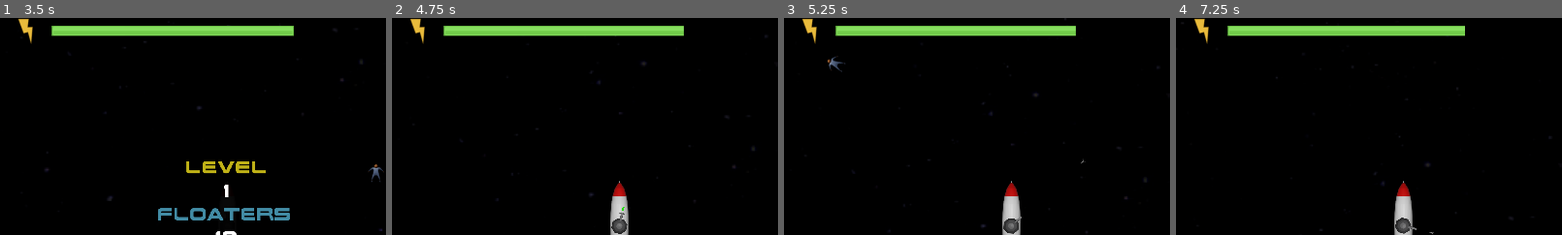
Above: before the commit, frames 1-4 (left to right).
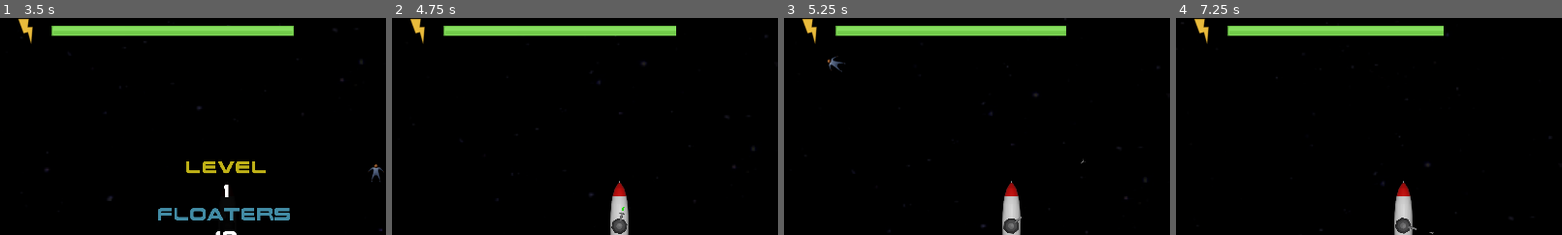
Above: after the commit, the same moments.

Repository: frigierim/Floaters
Game: Godot game, scene res://scenes/mainmenu/mainmenu.tscn
The game is run twice, just before and just after one commit, with the same random seed, the same clock (stepped at 60 frames per second) and the same inputs. The engine's default icon, where the game draws it, is replaced by a stand-in: a white triangle on a blue panel in a dark square.
Inputs (mouse positions are % of the whole screen's width and height, from its top left):
- Up to frame 1 (3.5 s): click (16, 87) at 0.5 s; tap Enter at 1.25, 2.75 s; hold S (thrust_b) 1.28-2.03 s; hold Space (operate) 1.28-2.03 s; tap Space (operate) at 2.1 s; hold S (thrust_b) from 2.78 s (still down); hold Space (operate) from 2.78 s (still down)
- Up to frame 2 (4.75 s): release Space (operate) at 3.53 s; tap Space (operate) at 3.6 s; release S (thrust_b) at 4.28 s; hold Space (operate) from 4.28 s (still down)
- Up to frame 3 (5.25 s): release Space (operate) at 5.03 s; tap Space (operate) at 5.1 s
- Up to frame 4 (7.25 s): tap Enter at 5.75 s; hold Space (operate) 5.78-6.53 s; hold S (thrust_b) from 6.53 s (still down); tap Space (operate) at 6.6 s
The pictures show only the part of the screen within x 20-70%, y 2-52%; the shares and areas given below are measured in that part.

Frame 1 is identical in both runs. In frame 2, 0.1% of the frame differs, in the area x 73-76%, y 3-9%; in frame 3, 0.1%; in frame 4, 0.3%, in the area x 69-75%, y 3-9%.

Commit message:
Added audio support

Diff:
--- a/scenes/autoload/audio_manager.gd
+++ b/scenes/autoload/audio_manager.gd
@@ -7,21 +7,29 @@
 #var _bg_music = preload("res://assets/audio/POL-happy-tribe-short.ogg")
 
 onready var _music_player = AudioStreamPlayer.new()
-onready var _sfx_player = AudioStreamPlayer.new()
+onready var _sfx_players = [
+							AudioStreamPlayer.new(),
+							AudioStreamPlayer.new(),
+							AudioStreamPlayer.new(),
+							AudioStreamPlayer.new()
+]
 
 
-enum SOUNDS { SND_ELEPHANT, SND_AMANI, SND_LION }
+enum SOUNDS { SND_COLLECTED, SND_EXPLOSION, SND_HOOK, SND_THRUSTER }
 
-var sound_names : Array = [ "res://assets/audio/elephant.ogg",
-							"res://assets/audio/amani.ogg",
-							"res://assets/audio/lion.ogg"  ]
+var sound_names : Array = [ "res://assets/sounds/collected.wav",
+							"res://assets/sounds/explosion.wav",
+							"res://assets/sounds/hook.wav",
+							"res://assets/sounds/thruster.wav"  ]
 var sounds : Array = []
 
 func _ready():
 	self.pause_mode = Node.PAUSE_MODE_PROCESS
 	EventManager.connect("change_volume", self, "on_change_volume")
 	self.add_child(_music_player);
-	self.add_child(_sfx_player);
+
+	for i in range(len(_sfx_players)):
+		self.add_child(_sfx_players[i]);
 
 	#_music_player.stream = _bg_music
 
@@ -29,6 +37,8 @@
 
 	for i in sound_names:
 		sounds.append(load(i))
+		var idx = len(sounds) - 1
+		_sfx_players[idx].stream = sounds[idx]
 
 	on_change_volume(vol)
 
@@ -42,12 +52,18 @@
 			_music_player.play()
 
 	_music_player.volume_db = linear2db(volume)
-	_sfx_player.volume_db = linear2db(volume)
+
+	for i in range(len(_sfx_players)):
+		_sfx_players[i].volume_db = linear2db(volume)
+
 	GameData.set_music_volume(volume)
 
 func play_sound(index : int):
 
-	if index < sounds.size():
-		_sfx_player.stop()
-		_sfx_player.stream = sounds[index]
-		_sfx_player.play()
+	if index < sounds.size() and ! _sfx_players[index].is_playing():
+		_sfx_players[index].play()
+
+func stop_sound(index : int):
+
+	if index < sounds.size() and _sfx_players[index].is_playing():
+		_sfx_players[index].stop()
--- a/scenes/autoload/game_data.gd
+++ b/scenes/autoload/game_data.gd
@@ -14,7 +14,7 @@
 
 var MAX_LEVELS = 5
 
-var ENERGY_DRAW : float = 0.01
+var ENERGY_DRAW : float = 0.05
 
 # TBD: Balance something :D
 
--- a/scenes/mainmenu/mainmenu.tscn
+++ b/scenes/mainmenu/mainmenu.tscn
@@ -43,14 +43,9 @@
 [node name="Main menu" type="Control"]
 anchor_right = 1.0
 anchor_bottom = 1.0
+size_flags_horizontal = 3
+size_flags_vertical = 3
 script = ExtResource( 8 )
-__meta__ = {
-"_edit_use_anchors_": false
-}
-
-[node name="ViewportContainer" type="ViewportContainer" parent="."]
-anchor_right = 1.0
-anchor_bottom = 1.0
 __meta__ = {
 "_edit_use_anchors_": false
 }
--- a/scenes/player/player.gd
+++ b/scenes/player/player.gd
@@ -72,6 +72,7 @@
 				aim_particles.visible = false
 				_turret_rotating = false
 				# Shoot
+				AudioManager.play_sound(AudioManager.SOUNDS.SND_HOOK)
 				hook_anim.play("shoot")
 				_shooting = true
 
@@ -95,6 +96,11 @@
 		_speed -= FORWARD_THRUST_DECAY * delta
 
 
+	if ThrusterB.emitting || ThrusterL.emitting || ThrusterR.emitting:
+		AudioManager.play_sound(AudioManager.SOUNDS.SND_THRUSTER)
+	else:
+		AudioManager.stop_sound(AudioManager.SOUNDS.SND_THRUSTER)
+
 	# never really stop in space
 	_speed = clamp(_speed, MIN_FORWARD_SPEED, MAX_FORWARD_SPEED)
 
@@ -115,6 +121,9 @@
 func on_rock_hit(id : int) :
 	if id == body.get_instance_id() and not _exploded:
 		# Boom
+		AudioManager.play_sound(AudioManager.SOUNDS.SND_EXPLOSION)
+		AudioManager.stop_sound(AudioManager.SOUNDS.SND_THRUSTER)
+		AudioManager.stop_sound(AudioManager.SOUNDS.SND_HOOK)
 		_exploded = true
 		_shooting = false
 		_turret_rotating = false
@@ -129,5 +138,6 @@
 		floater.bump()
 
 	elif id == hook_body.get_instance_id():
+		AudioManager.play_sound(AudioManager.SOUNDS.SND_COLLECTED)
 		EventManager.emit_signal("floater_collected")
 		floater.queue_free()
Not shown, added: assets/sounds/collected.wav.import
Not shown, added: assets/sounds/explosion.wav.import
Not shown, added: assets/sounds/hook.wav.import
Not shown, added: assets/sounds/thruster-old1.wav.import
Not shown, added: assets/sounds/thruster.wav.import
Not shown, added: assets/sounds/collected.wav
Not shown, added: assets/sounds/explosion.wav
Not shown, added: assets/sounds/hook.wav
Not shown, added: assets/sounds/thruster-old1.wav
Not shown, added: assets/sounds/thruster.wav
Not shown, changed: readme.md
